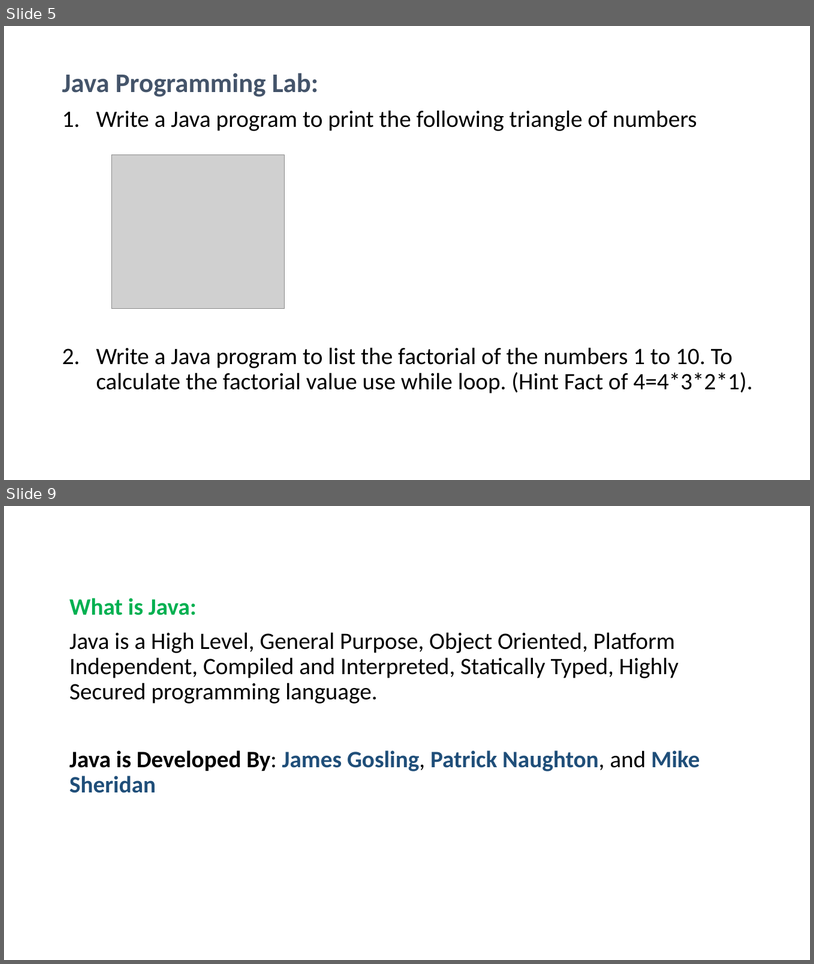
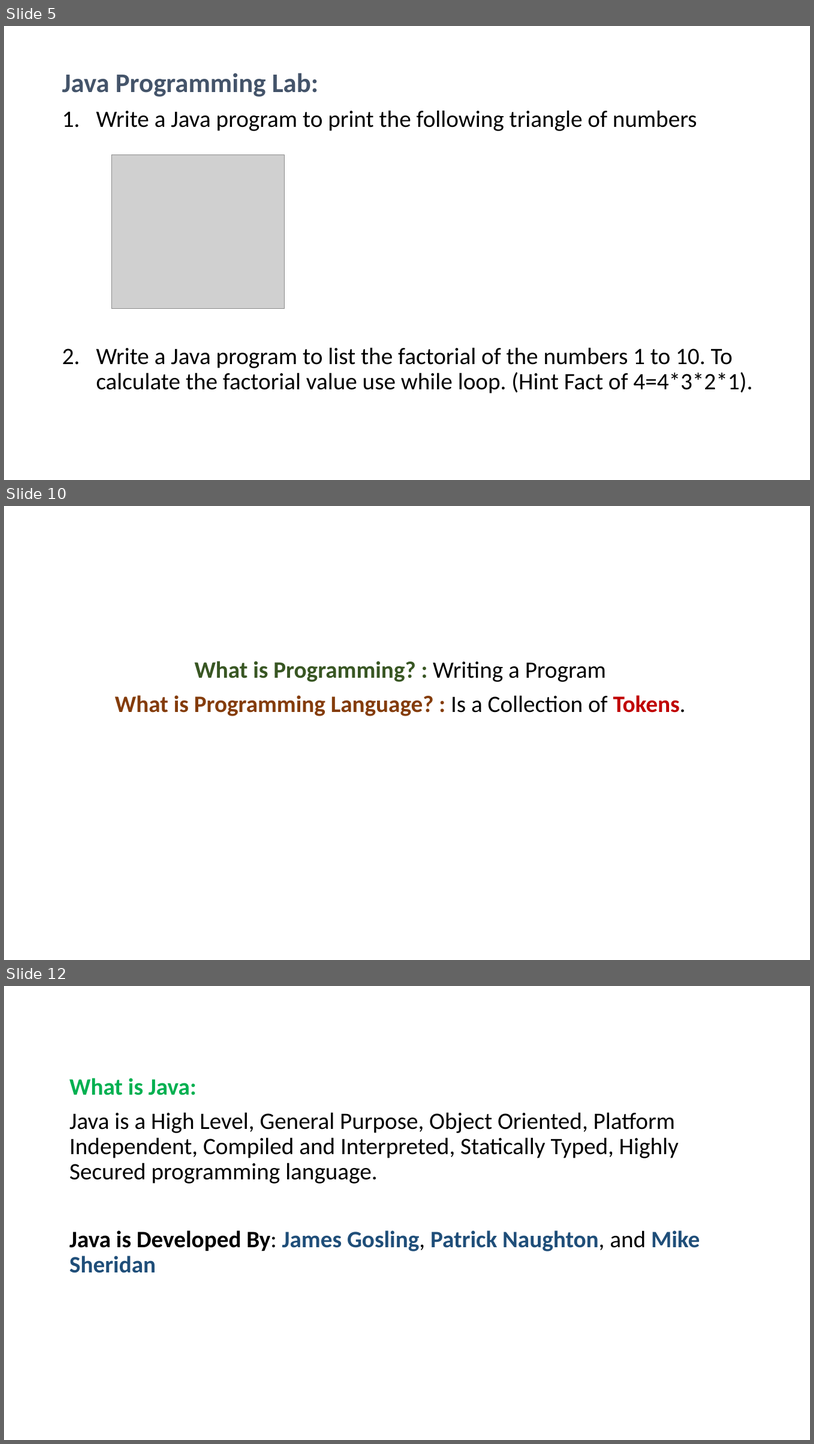
Before and after one commit to PRAMOD-VISHNU-NAIK/MCA-2nd-Sem-Shridevi-College, a slide deck: Theory Class-Notes/Java MCA-2.pptx. Shown one above the other, each under a label of ours: slides 5 and 9 before the commit, slides 5, 10 and 12 after it; the slides between them are not shown. The pictures are 814x964 and 814x1444 pixels, drawn with LibreOffice and Linux fonts; fonts in the diff are those of the drawing; grey boxes stand for pictures. Boxes give left, top, right and bottom in pixels: in the first picture for what was removed or moved away, otherwise in the second. Text is boxed around its words. In the diff, an @@ line names an element or a change of style, - is before the commit and + after.

Commit message:
Added Tokens Info

```diff
--- a/Theory Class-Notes/Java MCA-2.pptx
+++ b/Theory Class-Notes/Java MCA-2.pptx
@@ slide 10 added at [4,506,810,960], background #FFFFFF @@
@@ text added at [115,661,686,716], 28 pt, text #000000, bold @@
+What is Programming? : Writing a Program
+What is Programming Language? : Is a Collection of Tokens.
@@ what was slide 9 is now slide 12 @@
```
Also in this commit, not shown: 3 slides changed, 2 other slides added, 2 slides removed, 1 other file.
